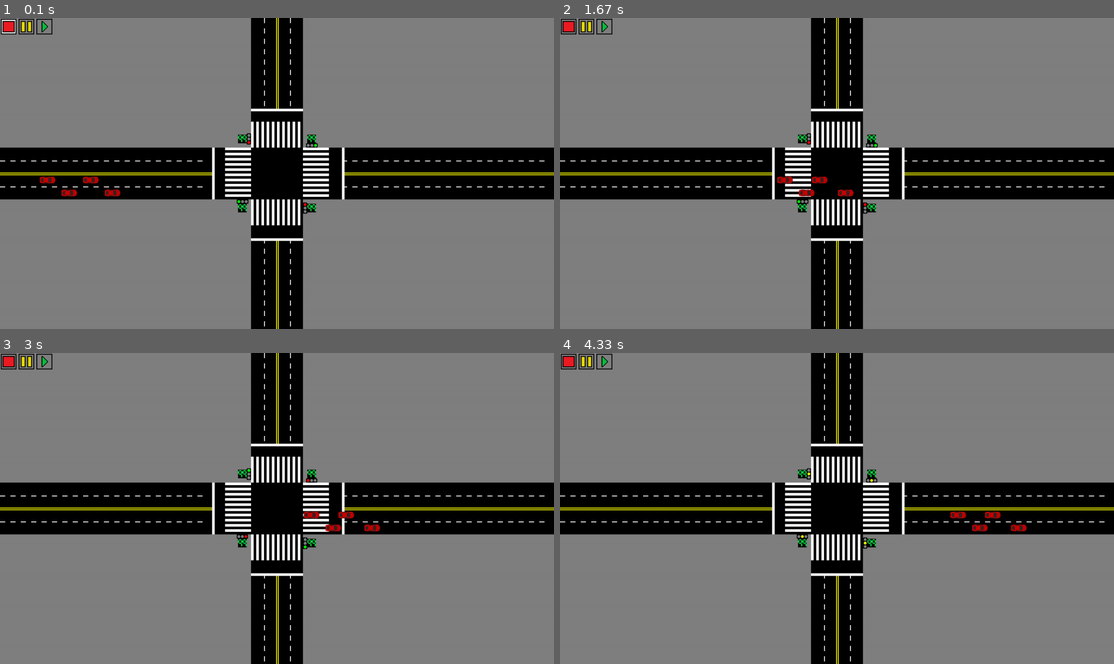
Above: before the commit, frames 1-4 (two rows, left to right).
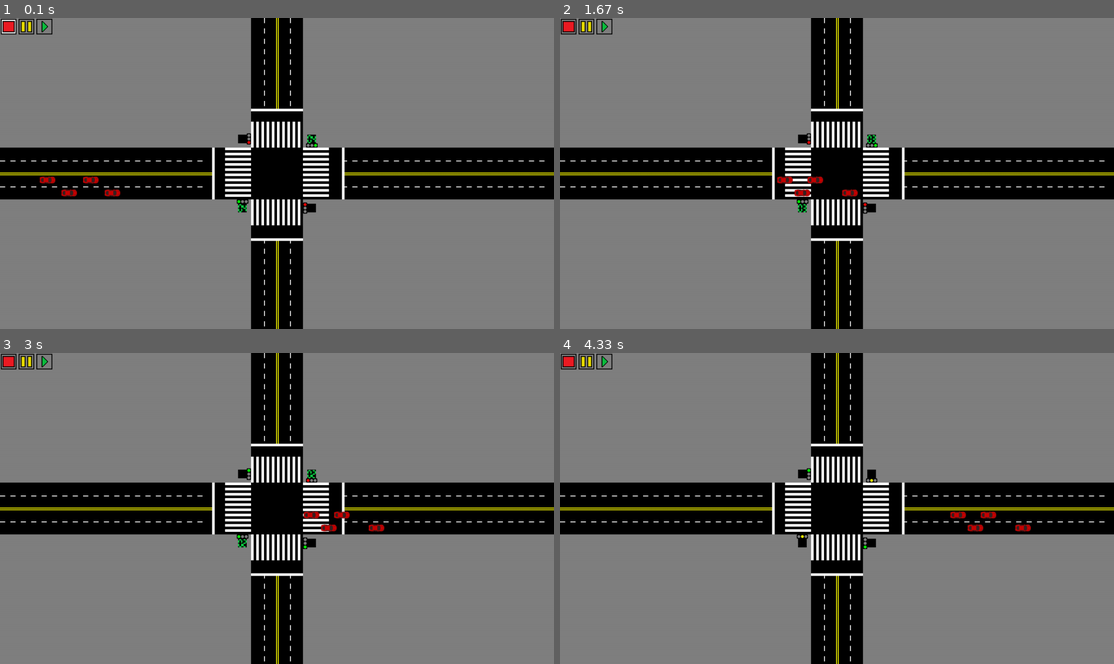
Above: after the commit, the same moments.

Repository: danielsds1/TrafficLights
Game: pygame game, started from traffic-simulation-pygame-master/traffic.py
Same seed, same stepped clock (60 frames per second), same inputs: the game is played once before the commit and once after it.
Inputs (mouse positions are in pixels of both pictures, inside the frame that each line leads up to):
- Up to frame 1 (0.1 s): no input
- Up to frame 2 (1.67 s): press the mouse at (837, 195) at 0.37 s; move the mouse to (770, 185) at 0.47 s; release the mouse at (704, 176) at 0.6 s; press the mouse at (837, 195) at 0.7 s; move the mouse to (864, 223) at 0.8 s; release the mouse at (886, 251) at 0.93 s; press the mouse at (587, 27) at 1.03 s; move the mouse to (753, 77) at 1.13 s; release the mouse at (925, 129) at 1.27 s; press the mouse at (604, 27) at 1.37 s; move the mouse to (809, 45) at 1.47 s; release the mouse at (1014, 67) at 1.6 s
- Up to frame 3 (3 s): press the mouse at (27, 362) at 1.7 s; move the mouse to (99, 387) at 1.8 s; release the mouse at (171, 415) at 1.93 s; press the mouse at (44, 362) at 2.03 s; move the mouse to (77, 424) at 2.13 s; release the mouse at (116, 489) at 2.27 s; press the mouse at (27, 362) at 2.37 s; move the mouse to (99, 468) at 2.47 s; release the mouse at (177, 573) at 2.6 s; press the mouse at (44, 362) at 2.7 s; move the mouse to (83, 443) at 2.8 s; release the mouse at (121, 530) at 2.93 s
- Up to frame 4 (4.33 s): press the mouse at (587, 362) at 3.03 s; move the mouse to (709, 384) at 3.13 s; release the mouse at (831, 408) at 3.27 s; press the mouse at (604, 362) at 3.37 s; move the mouse to (676, 396) at 3.47 s; release the mouse at (748, 430) at 3.6 s; press the mouse at (587, 362) at 3.7 s; move the mouse to (659, 380) at 3.8 s; release the mouse at (731, 399) at 3.93 s; press the mouse at (604, 362) at 4.03 s; move the mouse to (737, 483) at 4.13 s; release the mouse at (875, 608) at 4.27 s

The runs differ from the first frame. In frame 1, less than 0.1% of the frame differs, in the area x 42-58%, y 37-63%; in frame 2, 0.3%; in frame 3, 0.3%; in frame 4, 0.4%, in the area x 42-85%, y 37-64%.

Commit message:
Added sycnhronization
Added synchronization between the traffic lights

Diff:
--- a/traffic-simulation-pygame-master/traffic.py
+++ b/traffic-simulation-pygame-master/traffic.py
@@ -1,6 +1,7 @@
 import pygame
 import sys
-import math
+import math as mt
+import datetime
 from pygame import *
 from pygame.locals import *
 from pygame.sprite import *
@@ -46,10 +47,10 @@
             self.rect.left=xp #move the car
             self.x=xp #update the car position
         elif sgn == 2:
-            if self.x>500:
+            if self.x>WIDTH/2-STREET*5/4:
                 self.rect.left=xp
                 self.x=xp
-            elif self.x>=500 and self.x<=550:
+            elif self.x>=WIDTH/2-STREET*5/4 and self.x<=550:
                 pass
             elif dista>-20 and dista<20: #to check nearby cars
                 pass
@@ -75,8 +76,11 @@
 class Watch(Sprite):
     def __init__(self,x,y):
         Sprite.__init__(self)
-        self.image=image.load('img/9.png')
+        self.image=image.load('img/off.png')
         self.rect=self.image.get_rect(center=(x,y))
+    def change_num(self,num):
+        self.image=image.load('img/'+str(num)+'.png')
+
 
 class Button(Sprite):
     def __init__(self,button,x,y):
@@ -144,26 +148,26 @@
     pygame.draw.rect(frame,(0,0,0), (SIGNAL_POS[1][0]-10,SIGNAL_POS[1][1]-25,20,20),0)
     pygame.draw.rect(frame,(0,0,0), (SIGNAL_POS[2][0]-25,SIGNAL_POS[2][1]-10,20,20),0)
     pygame.draw.rect(frame,(0,0,0), (SIGNAL_POS[3][0]+5,SIGNAL_POS[3][1]-10,20,20),0)
-'''
-def button(button0,btnum,):
-    mouse=pygame.mouse.get_pos()
-    click=pygame.mouse.get_pressed()
-
-    pass
-'''
+
 def traffic():
 
     clock = pygame.time.Clock() # load clock
+    #datetime.date.timetuple(datetime.datetime.now())
+    #time.struct_time(tm_year=2018, tm_mon=7, tm_mday=4, tm_hour=0, tm_min=0, tm_sec=0, tm_wday=2, tm_yday=185, tm_isdst=-1)
+    start=datetime.date.timetuple(datetime.datetime.now())
+
+
     frame = pygame.display.set_mode((WIDTH, HEIGHT))
     display.set_caption(CAPTION)
+
     watch01=Watch(SIGNAL_POS[0][0]-5,SIGNAL_POS[0][1]+15)
     watch02=Watch(SIGNAL_POS[0][0]+5,SIGNAL_POS[0][1]+15)
 
-    watch11=Watch(SIGNAL_POS[1][0]+5,SIGNAL_POS[1][1]-15)
-    watch12=Watch(SIGNAL_POS[1][0]-5,SIGNAL_POS[1][1]-15)
-
-    watch21=Watch(SIGNAL_POS[2][0]-10,SIGNAL_POS[2][1])
-    watch22=Watch(SIGNAL_POS[2][0]-20,SIGNAL_POS[2][1])
+    watch11=Watch(SIGNAL_POS[1][0]-5,SIGNAL_POS[1][1]-15)
+    watch12=Watch(SIGNAL_POS[1][0]+5,SIGNAL_POS[1][1]-15)
+
+    watch21=Watch(SIGNAL_POS[2][0]-20,SIGNAL_POS[2][1])
+    watch22=Watch(SIGNAL_POS[2][0]-10,SIGNAL_POS[2][1])
 
     watch31=Watch(SIGNAL_POS[3][0]+10,SIGNAL_POS[3][1])
     watch32=Watch(SIGNAL_POS[3][0]+20,SIGNAL_POS[3][1])
@@ -194,16 +198,85 @@
 
     signal_counter=0
     cont=0
+    green_time=10
+    yellow_time=3
+    red_time=10
+    total_time=green_time+red_time+yellow_time
 
     while True:
 
+        now=datetime.datetime.timetuple(datetime.datetime.now())
+        seconds=(now.tm_hour*3600 + now.tm_min*60 + now.tm_sec)-(start.tm_hour*3600 + start.tm_min*60 + start.tm_sec)
+        rtime=seconds%total_time
+        #flaggreen=0
+
+        if rtime==0:
+            signal_counter=0
+            signal0.change_sign(signal_list[0][0])
+            signal1.change_sign(signal_list[1][0])
+            signal2.change_sign(signal_list[2][2])
+            signal3.change_sign(signal_list[3][2])
+        elif rtime==green_time:
+            signal_counter=1
+            signal0.change_sign(signal_list[0][1])
+            signal1.change_sign(signal_list[1][1])
+        elif rtime==green_time+yellow_time:
+            signal_counter=2
+            signal0.change_sign(signal_list[0][2])
+            signal1.change_sign(signal_list[1][2])
+            signal2.change_sign(signal_list[2][0])
+            signal3.change_sign(signal_list[3][0])
+        elif rtime==green_time+red_time:
+            signal_counter=2
+            signal2.change_sign(signal_list[2][1])
+            signal3.change_sign(signal_list[3][1])
+
+        if rtime<green_time:
+            if cont!=rtime:
+                watch01.change_num(mt.floor((green_time-rtime)/10))
+                watch02.change_num(mt.floor((green_time-rtime)%10))
+                watch11.change_num(mt.floor((green_time-rtime)/10))
+                watch12.change_num(mt.floor((green_time-rtime)%10))
+                watch21.change_num('off')
+                watch22.change_num('off')
+                watch31.change_num('off')
+                watch32.change_num('off')
+            else:
+                cont=rtime
+
+        elif rtime<green_time+yellow_time:
+
+            if cont!=rtime:
+                watch01.change_num('off')
+                watch02.change_num('off')
+                watch11.change_num('off')
+                watch12.change_num('off')
+            else:
+                cont=rtime
+        elif rtime<green_time+red_time:
+            if cont!=rtime:
+
+                watch01.change_num('off')
+                watch02.change_num('off')
+                watch11.change_num('off')
+                watch12.change_num('off')
+                watch21.change_num(mt.floor((green_time+red_time-rtime)/10))
+                watch22.change_num(mt.floor((green_time+red_time-rtime)%10))
+                watch31.change_num(mt.floor((green_time+red_time-rtime)/10))
+                watch32.change_num(mt.floor((green_time+red_time-rtime)%10))
+            else:
+                cont=rtime
+        else:
+            watch21.change_num('off')
+            watch22.change_num('off')
+            watch31.change_num('off')
+            watch32.change_num('off')
         mouse_pos=mouse.get_pos()
         click=mouse.get_pressed()
-        #print(click[0])
+
         xp = 10
 
         drawBackground(frame,HEIGHT,WIDTH,STREET,STRIPE)
-
         car1.move(xp,signal_counter,car2)
         car2.move(xp,signal_counter,car3)
         car3.move(xp,signal_counter,car4)
@@ -211,16 +284,20 @@
 
 
         e=event.pump()
-        if click[2]==1:
-            break
+
         if click[0]==1:
             signal_counter+=1
             if signal_counter>2:
                 signal_counter=0
-            signal0.change_sign(signal_list[0][signal_counter])
+
             signal1.change_sign(signal_list[1][signal_counter])
-            signal2.change_sign(signal_list[2][2-signal_counter])
-            signal3.change_sign(signal_list[3][2-signal_counter])
+
+            if signal_counter<2:
+                signal2.change_sign(signal_list[2][2])
+                signal3.change_sign(signal_list[3][2])
+            else:
+                signal2.change_sign(signal_list[2][0])
+                signal3.change_sign(signal_list[3][0])
 
         if BTN_POS[0][0]+18>mouse_pos[0]>BTN_POS[0][0]-18 and BTN_POS[0][1]+18>mouse_pos[1]>BTN_POS[0][1]-18:
             button0.hover('stoph')
@@ -254,16 +331,12 @@
                     pygame.display.flip()
         else:
             button1.hover('pause')
-
-
-
         all_cars.draw(frame)
         all_signals.draw(frame)
         all_watches.draw(frame)
         all_buttons.draw(frame)
         display.update()
         pygame.display.flip()
-
     pygame.quit()
     quit()
     clock = pygame.time.Clock() # load clock
Binary file changed: traffic-simulation-pygame-master/img/off.png
